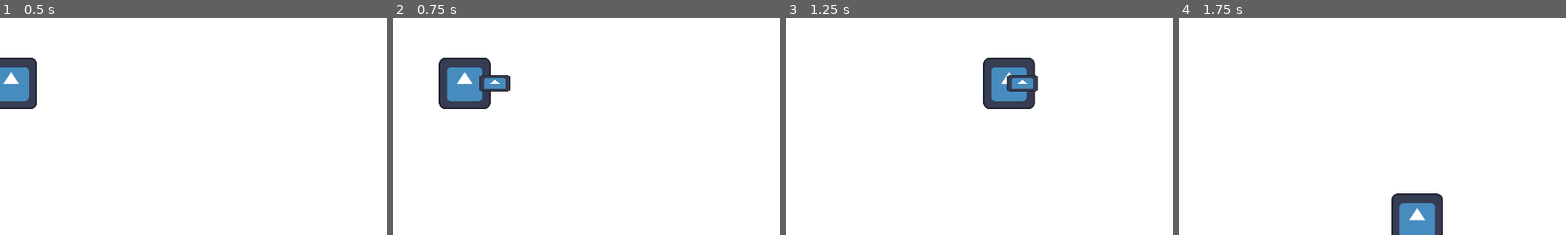
Above: before the commit, frames 1-4 (left to right).
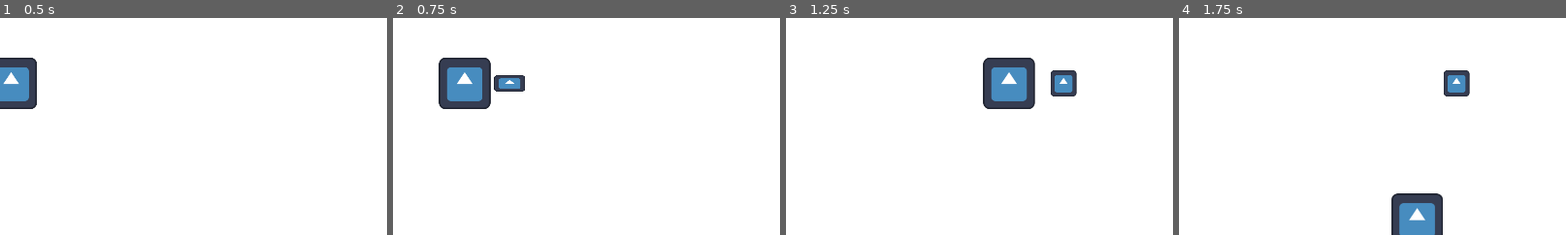
Above: after the commit, the same moments.

Repository: webermael/Informatikprojekt
Game: Godot game, scene res://Game.tscn
Two runs of this game, one before a commit and one after it. Both use one fixed random seed, a clock stepped at 60 frames per second and the inputs below. The engine's default icon, where the game draws it, is replaced by a stand-in: a white triangle on a blue panel in a dark square.
Inputs:
- Up to frame 1 (0.5 s): no input
- Up to frame 2 (0.75 s): tap Enter at 0.5 s; hold Right (ui_right) from 0.53 s (still down); hold Z (ui_ranged_attack) from 0.53 s (still down)
- Up to frame 3 (1.25 s): keep holding Right (ui_right); keep holding Z (ui_ranged_attack)
- Up to frame 4 (1.75 s): release Right (ui_right) at 1.28 s; release Z (ui_ranged_attack) at 1.28 s; hold Down (ui_down) from 1.28 s (still down); tap Z (ui_ranged_attack) at 1.35 s
The pictures show only the part of the screen within x 49-98%, y 35-85%; the shares and areas given below are measured in that part.

Frame 1 is identical in both runs. In frame 2, 0.6% of the frame differs, in the area x 22-35%, y 26-34%; in frame 3, 1.2%, in the area x 56-76%, y 24-37%; in frame 4, 0.8%.

Commit message:
added comments

Diff:
--- a/Environment/Room/Room.gd
+++ b/Environment/Room/Room.gd
@@ -43,7 +43,7 @@
 # spawns a random amount of enemies (between the two parameters) at one of five random locations if it is unoccupied
 func spawn_enemy(min_enemies, max_enemies):
 	var tries = 0
-	while enemies_in_room.size() < randi() % (max_enemies - min_enemies) + min_enemies and tries < 100:
+	while enemies_in_room.size() < randi() % (max_enemies - min_enemies + 1) + min_enemies and tries < 100:
 		var new_enemy = preload("res://Enemies/Roller/Roller.tscn").instantiate()
 		var spawnpoint = randi() % spawnpoints.size()
 		new_enemy.position = spawnpoints[spawnpoint].position
--- a/Player/weapons/Bullet/Bullet.gd
+++ b/Player/weapons/Bullet/Bullet.gd
@@ -1,7 +1,7 @@
 extends Area2D
 
-const SPEED = 1000
-const MAX_DISTANCE = 500
+const SPEED = 1200
+const MAX_DISTANCE = 600
 var damage = 2
 var distance_traveled = 0
 
